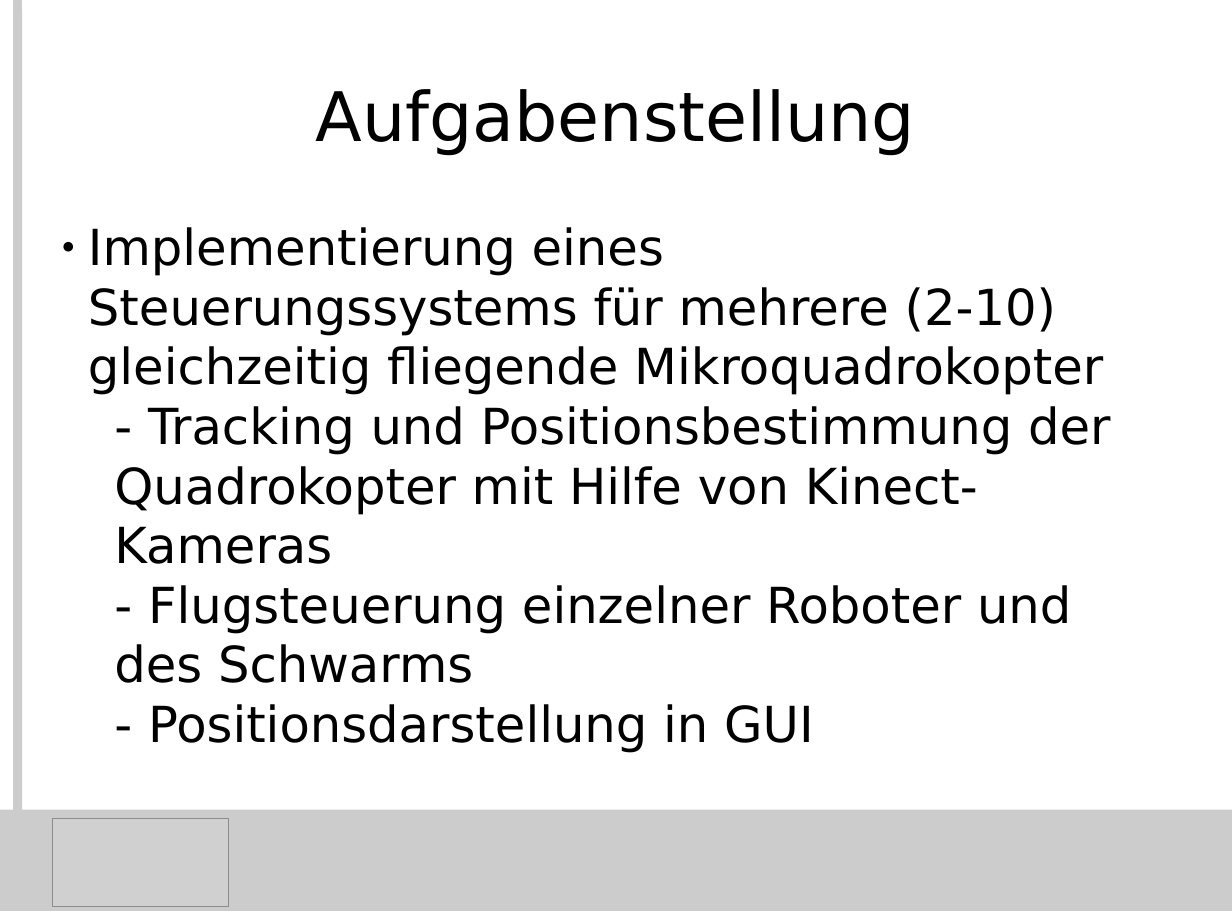
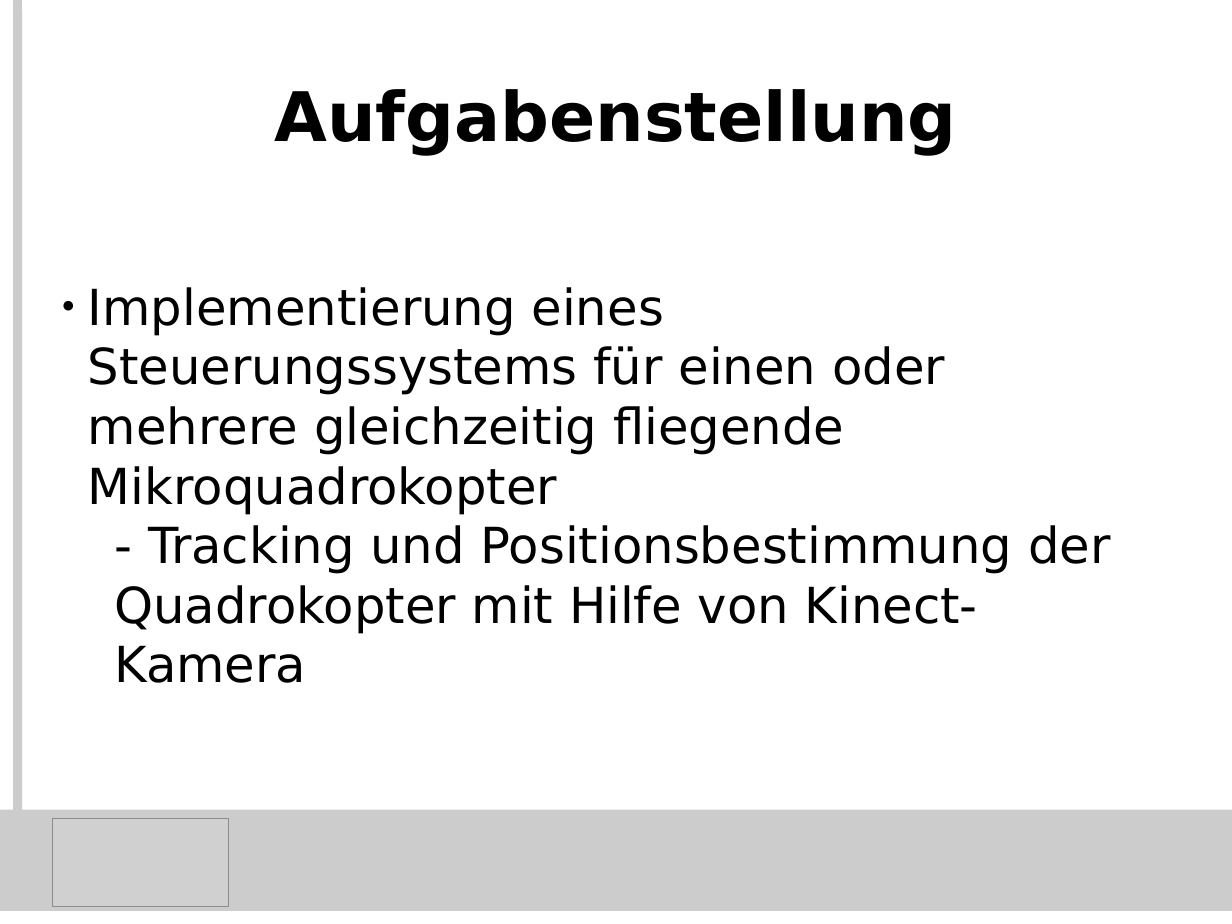
Before and after one commit to KITrokopter/Presentation, a slide deck: slide 2 of PresentationInTotal v0.1.odp. Drawn at 1232x924 pixels with LibreOffice and Linux fonts; fonts in the diff are those of the drawing; grey boxes stand for pictures. Boxes give left, top, right and bottom in pixels: in the first picture for what was removed or moved away, otherwise in the second. Text is boxed around its words. In the diff, an @@ line names an element or a change of style, - is before the commit and + after.

```diff
--- a/PresentationInTotal v0.1.odp
+++ b/PresentationInTotal v0.1.odp
@@ title "Aufgabenstellung" at [274, 89, 956, 155]: bold on @@
@@ subtitle at [88, 287, 1111, 683]: text changed @@
-● Implementierung eines Steuerungssystems für mehrere (2-10) gleichzeitig fliegende Mikroquadrokopter
-  - Tracking und Positionsbestimmung der Quadrokopter mit Hilfe von Kinect-Kameras
-  - Flugsteuerung einzelner Roboter und des Schwarms
-  - Positionsdarstellung in GUI
+● Implementierung eines Steuerungssystems für einen oder mehrere gleichzeitig fliegende Mikroquadrokopter
+  - Tracking und Positionsbestimmung der Quadrokopter mit Hilfe von Kinect-Kamera
```
Also in this commit, not shown: 10 other slides changed, 5 slides added.
